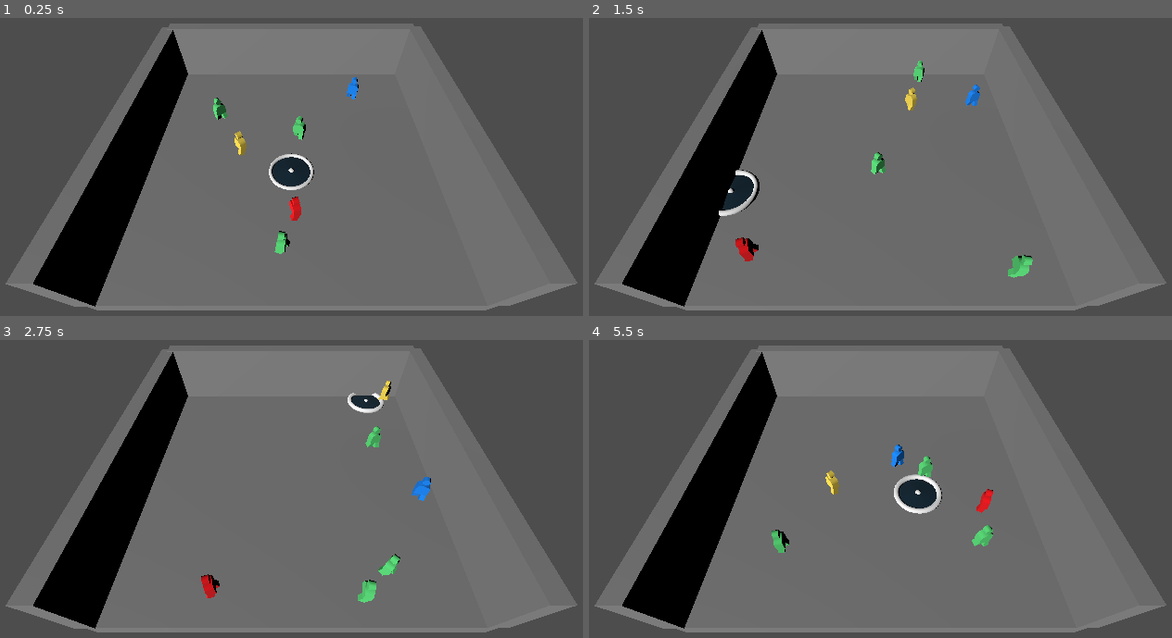
Above: before the commit, frames 1-4 (two rows, left to right).
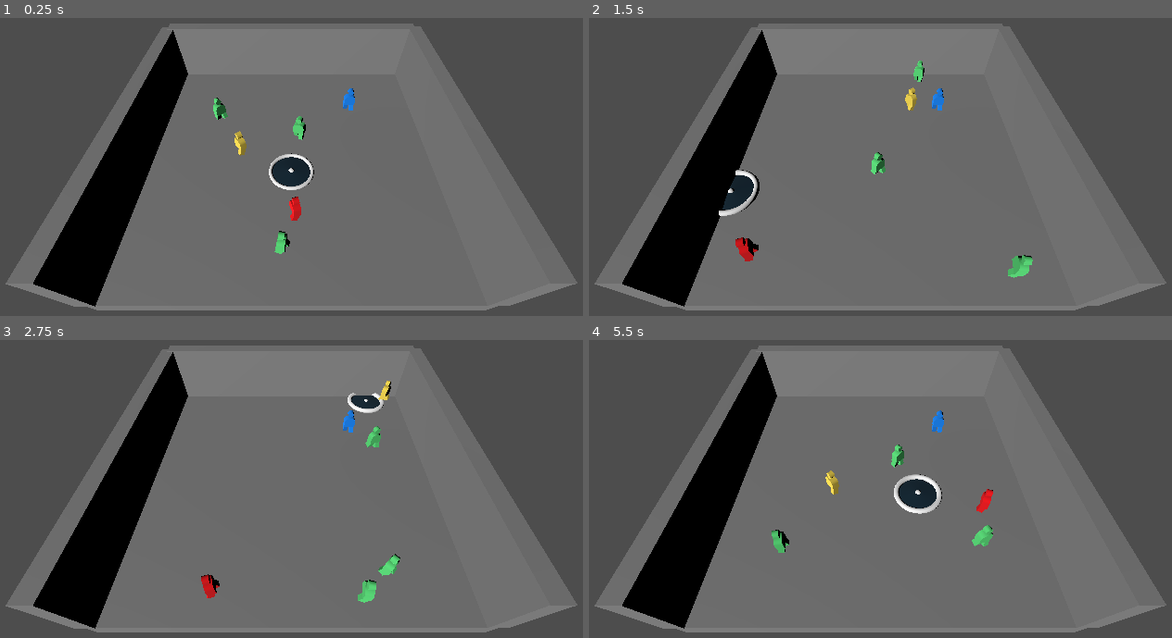
Above: after the commit, the same moments.

Repository: NewspaperTheCat/GMTK2025
Game: Godot game, scene res://Levels/Level1.tscn
Two runs of this game, one before a commit and one after it. Both use one fixed random seed, a clock stepped at 60 frames per second and the inputs below.
Inputs (mouse positions are in pixels of both pictures, inside the frame that each line leads up to):
- Up to frame 1 (0.25 s): no input
- Up to frame 2 (1.5 s): move the mouse to (1043, 152) at 0.52 s; click (1043, 152) at 0.67 s; move the mouse to (734, 193) at 1.27 s; click (734, 193) at 1.42 s
- Up to frame 3 (2.75 s): move the mouse to (367, 402) at 2.02 s; click (367, 402) at 2.17 s
- Up to frame 4 (5.5 s): move the mouse to (845, 578) at 2.77 s; click (845, 578) at 2.92 s; move the mouse to (1102, 557) at 3.52 s; click (1102, 557) at 3.67 s; move the mouse to (658, 432) at 4.27 s; click (658, 432) at 4.42 s; move the mouse to (915, 494) at 5.02 s; click (915, 494) at 5.17 s

The runs differ from the first frame. In frame 1, 0.2% of the frame differs, in the area x 58-62%, y 19-32%; in frame 2, 0.2%; in frame 3, 0.3%; in frame 4, 0.4%, in the area x 51-61%, y 23-46%.

Commit message:
Introduced Early Golf Movement

Diff:
--- a/Elements/grimblo.gd
+++ b/Elements/grimblo.gd
@@ -10,6 +10,10 @@
 
 @export var direction : Vector3
 @export var hasMoved := false
+var hasClicked := false
+var initMousePos : Vector2
+var launchVector : Vector2
+
 @export var activeAlignment : alignment = alignment.PASSIVE
 
 enum alignment { ACTIVE, PASSIVE, ENEMY, TARGET }
@@ -22,10 +26,15 @@
 
 
 func _physics_process(delta: float) -> void:
+	if((activeAlignment == alignment.ACTIVE) && !hasMoved):
+		handle_active_player()
+	else:
+		handle_passive_player()
+
+func handle_passive_player() -> void:
 	var vel := velocity
 	velocity *= GM.level.sim_timescale
 	move_and_slide()
-
 	# Calculates wall bounce
 	var bounced = false
 	for i in range(get_slide_collision_count()):
@@ -38,13 +47,16 @@
 
 	look_at(position + velocity)
 
-	if(activeAlignment == alignment.ACTIVE):
-		handle_active_player()
-
 func handle_active_player() -> void:
-	if(hasMoved):
-		null
-
+	if(hasClicked == false && Input.is_mouse_button_pressed(MOUSE_BUTTON_LEFT)):
+		hasClicked = true
+		initMousePos = get_viewport().get_mouse_position()
+	if(hasClicked == true && !Input.is_mouse_button_pressed(MOUSE_BUTTON_LEFT)):
+		launchVector = get_viewport().get_mouse_position() - initMousePos
+		velocity = Vector3(launchVector.x, 0, launchVector.y).normalized() * GM.level.crowd_speed
+		move_and_slide()
+		hasMoved = true
+		hasClicked = false
 func set_color() -> void:
 	for shape in grimbloShapes:
 		shape.material_override = grimbloMaterial[activeAlignment]
